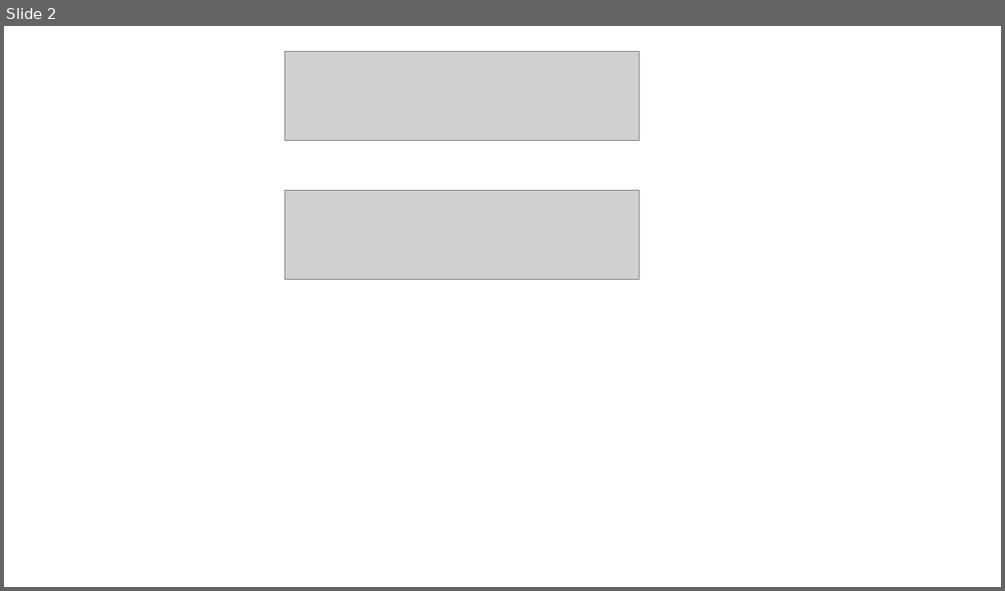
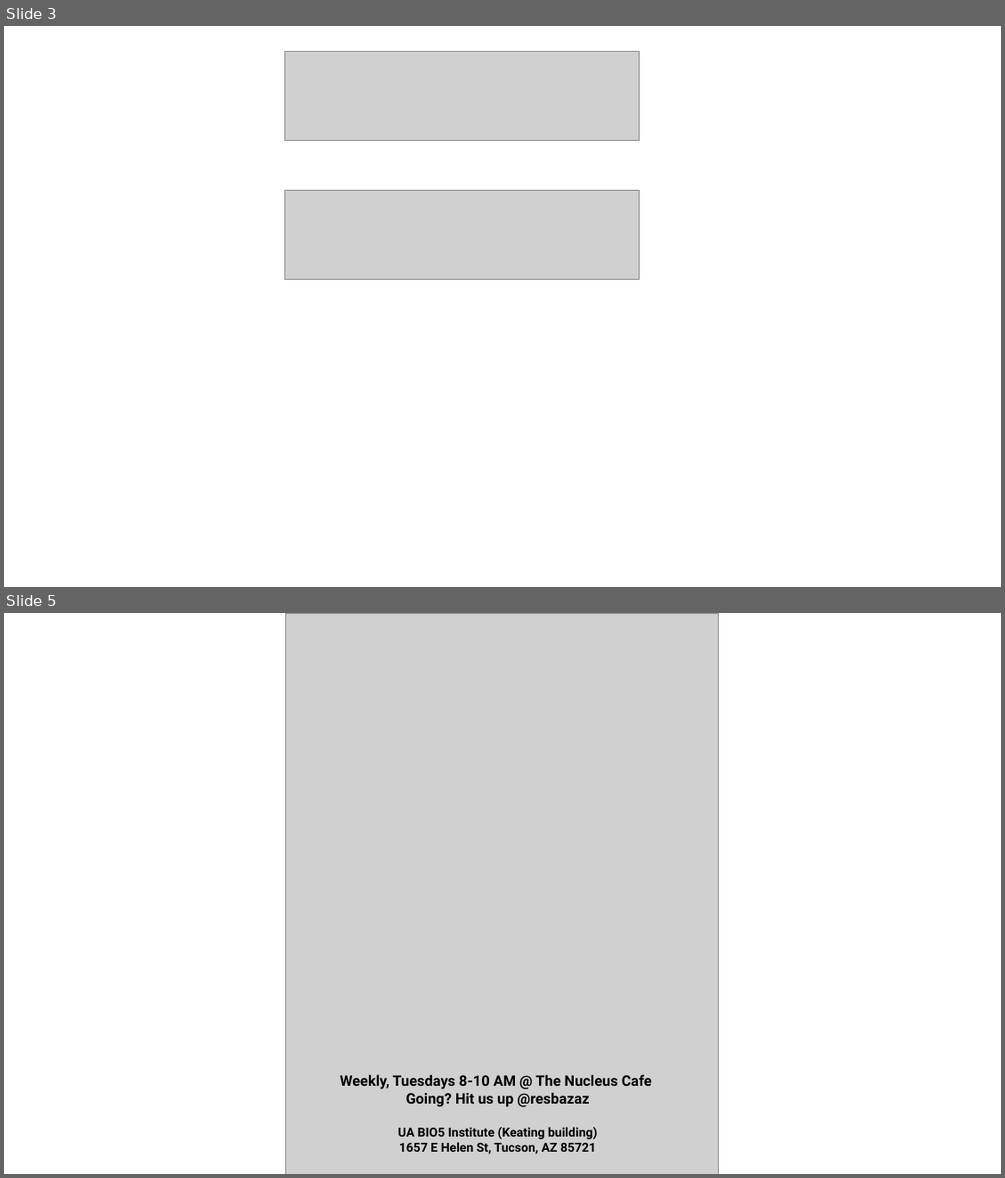
Before and after one commit to resbazaz/resbazaz_promotional_materials, a slide deck: material_design/ResBazAZ_advertising.pptx. Shown one above the other, each under a label of ours: slide 2 before the commit, slides 3 and 5 after it; the slides between them are not shown. The pictures are 1005x591 and 1005x1178 pixels, drawn with LibreOffice and Linux fonts; fonts in the diff are those of the drawing; grey boxes stand for pictures. Boxes give left, top, right and bottom in pixels: in the first picture for what was removed or moved away, otherwise in the second. Text is boxed around its words. In the diff, an @@ line names an element or a change of style, - is before the commit and + after.

```diff
--- a/material_design/ResBazAZ_advertising.pptx
+++ b/material_design/ResBazAZ_advertising.pptx
@@ slide 5 added at (4,613,1001,1174), background #FFFFFF @@
@@ picture added at (285,613,719,1174) @@
@@ text added at (340,1074,652,1154), 12 pt, text #000000, bold @@
+Weekly, Tuesdays 8-10 AM @ The Nucleus Cafe
+Going? Hit us up @resbazaz
+UA BIO5 Institute (Keating building)
+1657 E Helen St, Tucson, AZ 85721
@@ what was slide 2 is now slide 3 @@
```
Also in this commit, not shown: 1 slide changed, 2 other slides added, 5 other files.
